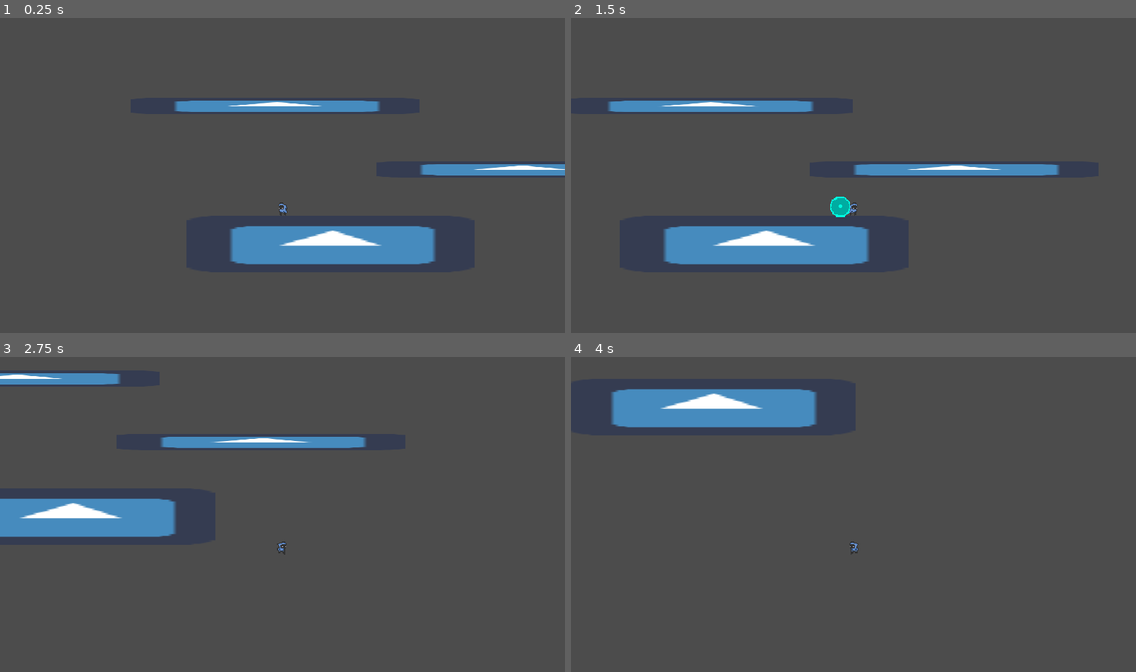
Above: before the commit, frames 1-4 (two rows, left to right).
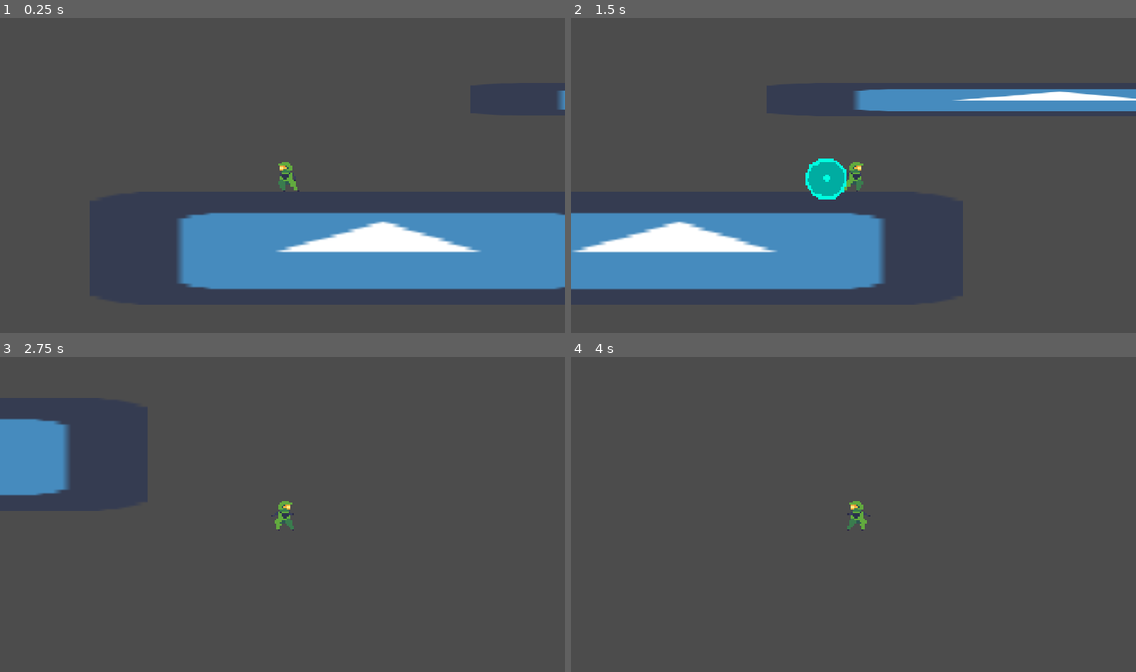
Above: after the commit, the same moments.

Repository: mnursey/Global-Game-Jam-2021
Game: Godot game, scene res://DemoLevel.tscn
Same seed, same stepped clock (60 frames per second), same inputs: the game is played once before the commit and once after it. Before the commit the project starts from res://Scenes/DemoLevel.tscn. The engine's default icon, where the game draws it, is replaced by a stand-in: a white triangle on a blue panel in a dark square.
Inputs (mouse positions are in pixels of both pictures, inside the frame that each line leads up to):
- Up to frame 1 (0.25 s): no input
- Up to frame 2 (1.5 s): tap Enter at 0.5 s; move the mouse to (977, 159) at 0.52 s; hold D (move_right) 0.53-1.28 s; tap Shift (dash) at 0.6 s; tap Space (jump) at 0.77 s; move the mouse to (740, 191) at 1.27 s; hold S (move_down) from 1.28 s (still down); click (740, 191) at 1.35 s
- Up to frame 3 (2.75 s): tap Space (jump) at 1.52 s; move the mouse to (339, 445) at 2.02 s; release S (move_down) at 2.03 s; hold D (move_right) from 2.03 s (still down); tap Shift (dash) at 2.1 s
- Up to frame 4 (4 s): move the mouse to (825, 580) at 2.77 s; release D (move_right) at 2.78 s; hold W (move_up) 2.78-3.53 s; click (825, 580) at 2.85 s; tap Space (jump) at 3.02, 3.77 s; move the mouse to (1023, 564) at 3.52 s; hold A (move_left) from 3.53 s (still down); tap Shift (dash) at 3.6 s

The runs differ from the first frame. In frame 1, 17% of the frame differs, in the area x 30-100%, y 23-87%; in frame 2, 18%, in the area x 0-100%, y 22-87%; in frame 3, 9.0%; in frame 4, 4.7%.

Commit message:
ast on mastersheet

Diff:
--- a/DemoLevel.tscn
+++ b/DemoLevel.tscn
@@ -45,3 +45,5 @@
 [node name="CollisionShape2D" type="CollisionShape2D" parent="StaticBody2D3"]
 position = Vector2( 140.825, 105.452 )
 shape = SubResource( 1 )
+
+[editable path="Player"]
--- a/Player.gd
+++ b/Player.gd
@@ -120,7 +120,7 @@
 	set_health(health - amount)
 
 func dead():
-	pass
+	queue_free()
 
 func set_health(value):
 	var prev_health = health
--- a/Player.tscn
+++ b/Player.tscn
@@ -1,7 +1,8 @@
-[gd_scene load_steps=8 format=2]
+[gd_scene load_steps=9 format=2]
 
 [ext_resource path="res://Player.gd" type="Script" id=1]
 [ext_resource path="res://character_master_sheet.png" type="Texture" id=2]
+[ext_resource path="res://Scenes/AST.tscn" type="PackedScene" id=3]
 
 [sub_resource type="CapsuleShape2D" id=1]
 
@@ -102,4 +103,6 @@
 [node name="InvincibilityTimer" type="Timer" parent="."]
 wait_time = 0.8
 one_shot = true
+
+[node name="AST" parent="." instance=ExtResource( 3 )]
 [connection signal="timeout" from="DashTimer" to="." method="_on_DashTimer_timeout"]
--- a/project.godot
+++ b/project.godot
@@ -21,8 +21,8 @@
 [application]
 
 config/name="GGJ2021"
-run/main_scene="res://Scenes/DemoLevel.tscn"
-config/icon="res://Art/icon.png"
+run/main_scene="res://DemoLevel.tscn"
+config/icon="res://icon.png"
 
 [display]
 
